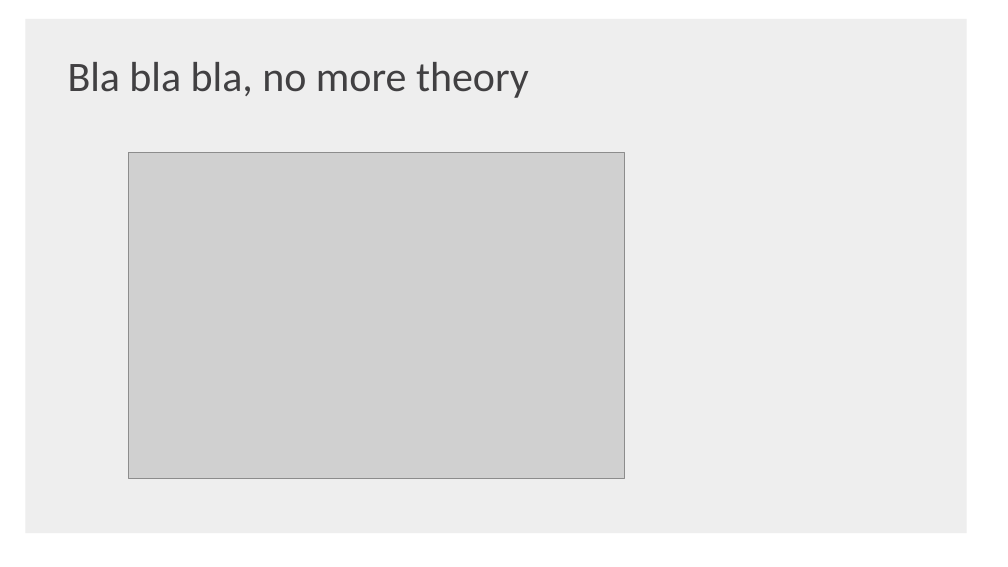
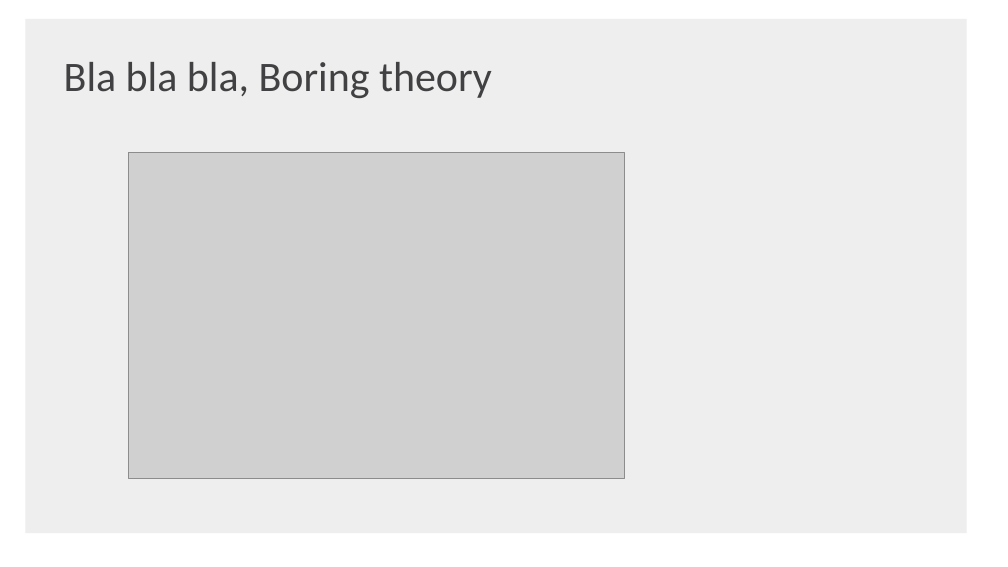
Before and after one commit to shaojie-xu-kp/Java8_lunch_learn, a slide deck: slide 24 of Java 8 & TDP.pptx (slide 33 before the commit). Drawn at 1008x567 pixels with LibreOffice and Linux fonts; fonts in the diff are those of the drawing; grey boxes stand for pictures; background and template pictures are left out. Boxes give left, top, right and bottom in pixels: in the first picture for what was removed or moved away, otherwise in the second. Text is boxed around its words. In the diff, an @@ line names an element or a change of style, - is before the commit and + after.

```diff
--- a/Java 8 & TDP.pptx
+++ b/Java 8 & TDP.pptx
@@ text at bbox=[64, 62, 492, 98]: text changed @@
-Bla bla bla, no more theory
+Bla bla bla, Boring theory
```
Also in this commit, not shown: 41 other slides changed, 3 slides added, 15 slides removed, 1 other file.
